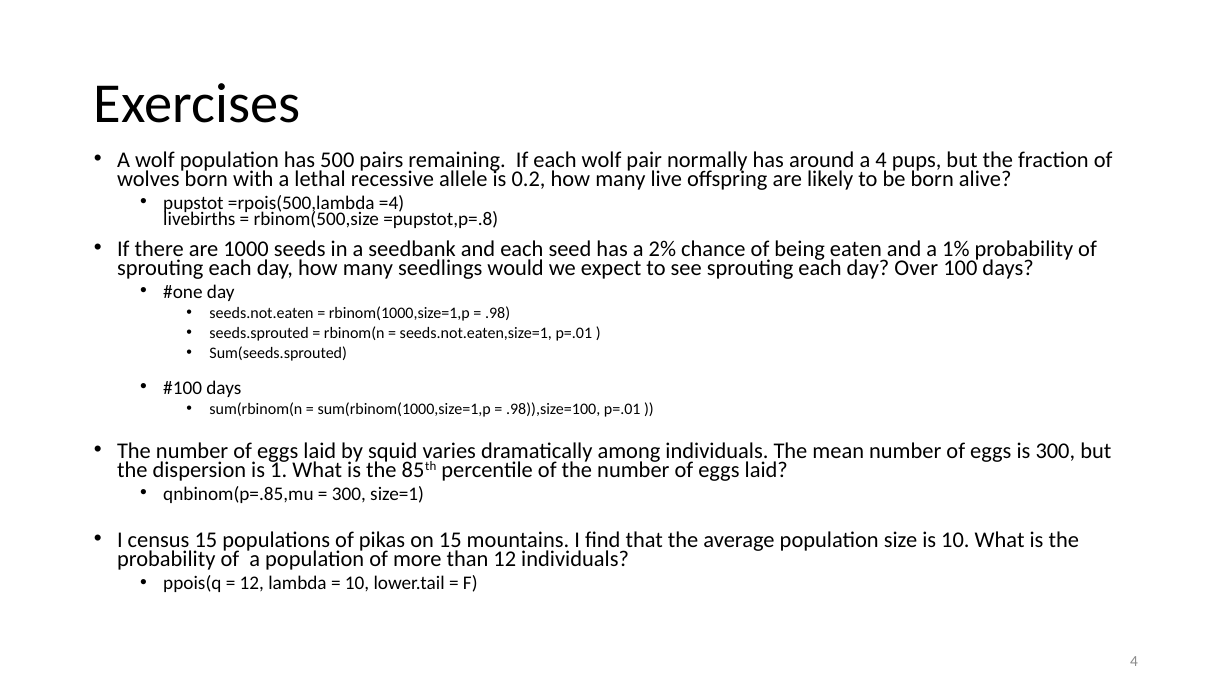
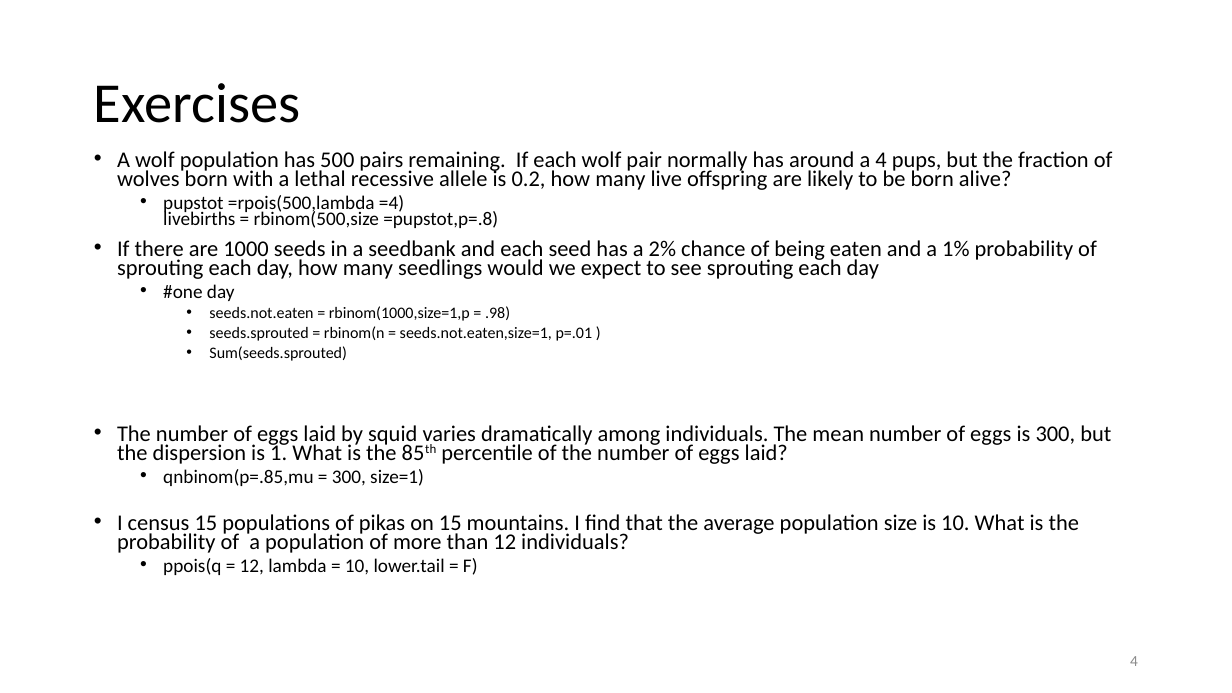
Before and after one commit to VTQuantMethodsEEB/klangwig, a slide deck: slide 4 of lectures/ex6_rev_distributions.pptx. Drawn at 1232x693 pixels with LibreOffice and Linux fonts; fonts in the diff are those of the drawing. Boxes give left, top, right and bottom in pixels: in the first picture for what was removed or moved away, otherwise in the second. Text is boxed around its words. In the diff, an @@ line names an element or a change of style, - is before the commit and + after.

```diff
--- a/lectures/ex6_rev_distributions.pptx
+++ b/lectures/ex6_rev_distributions.pptx
@@ text at (117, 240, 1097, 279): text changed @@
-• If there are 1000 seeds in a seedbank and each seed has a 2% chance of being eaten and a 1% probability of sprouting each day, how many seedlings would we expect to see sprouting each day? Over 100 days?
+• If there are 1000 seeds in a seedbank and each seed has a 2% chance of being eaten and a 1% probability of sprouting each day, how many seedlings would we expect to see sprouting each day
@@ text at (163, 380, 641, 417): paragraphs removed @@
-  • #100 days
-    • sum(rbinom(n = sum(rbinom(1000,size=1,p = .98)),size=100, p=.01 ))
```
Also in this commit, not shown: 5 other files.
